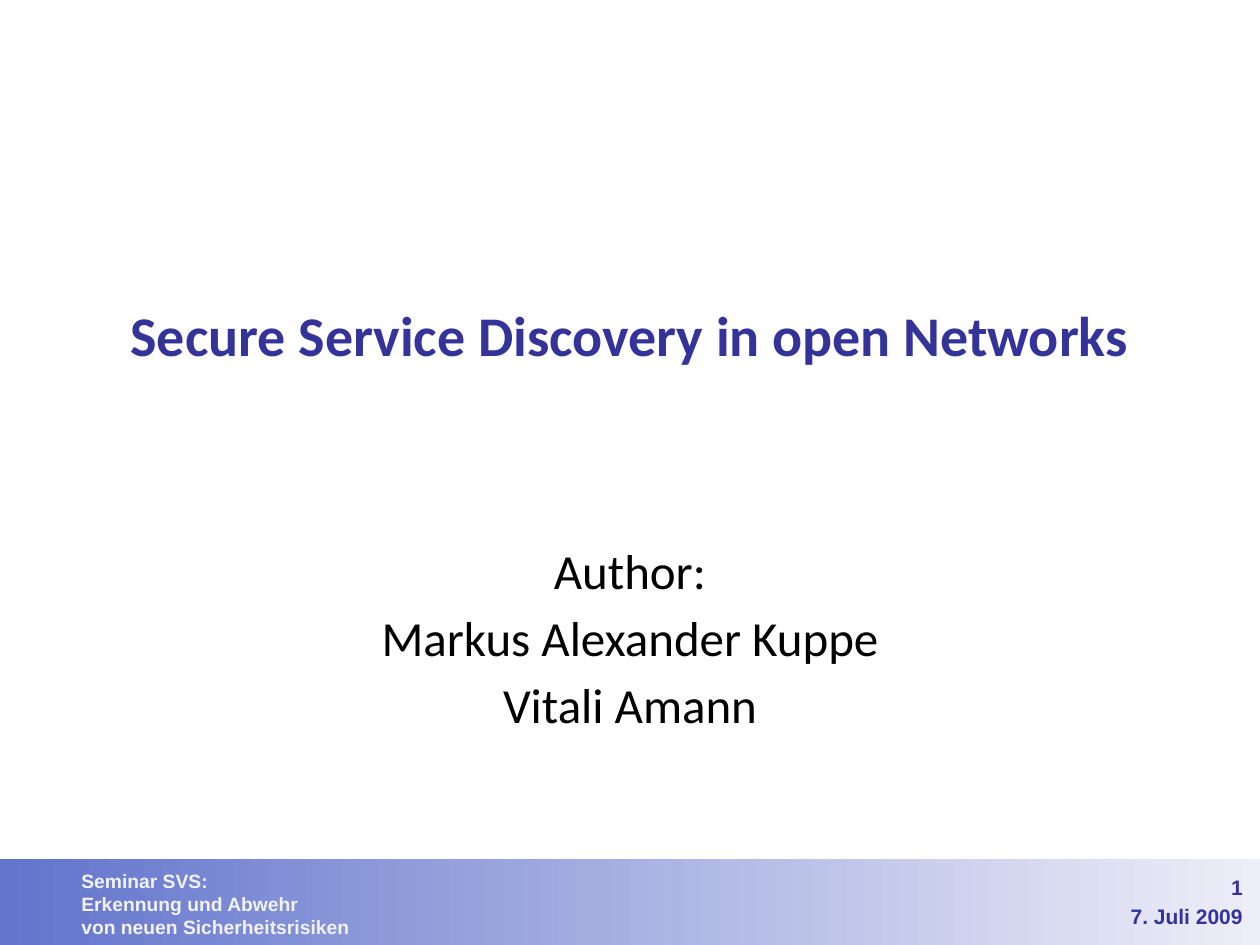
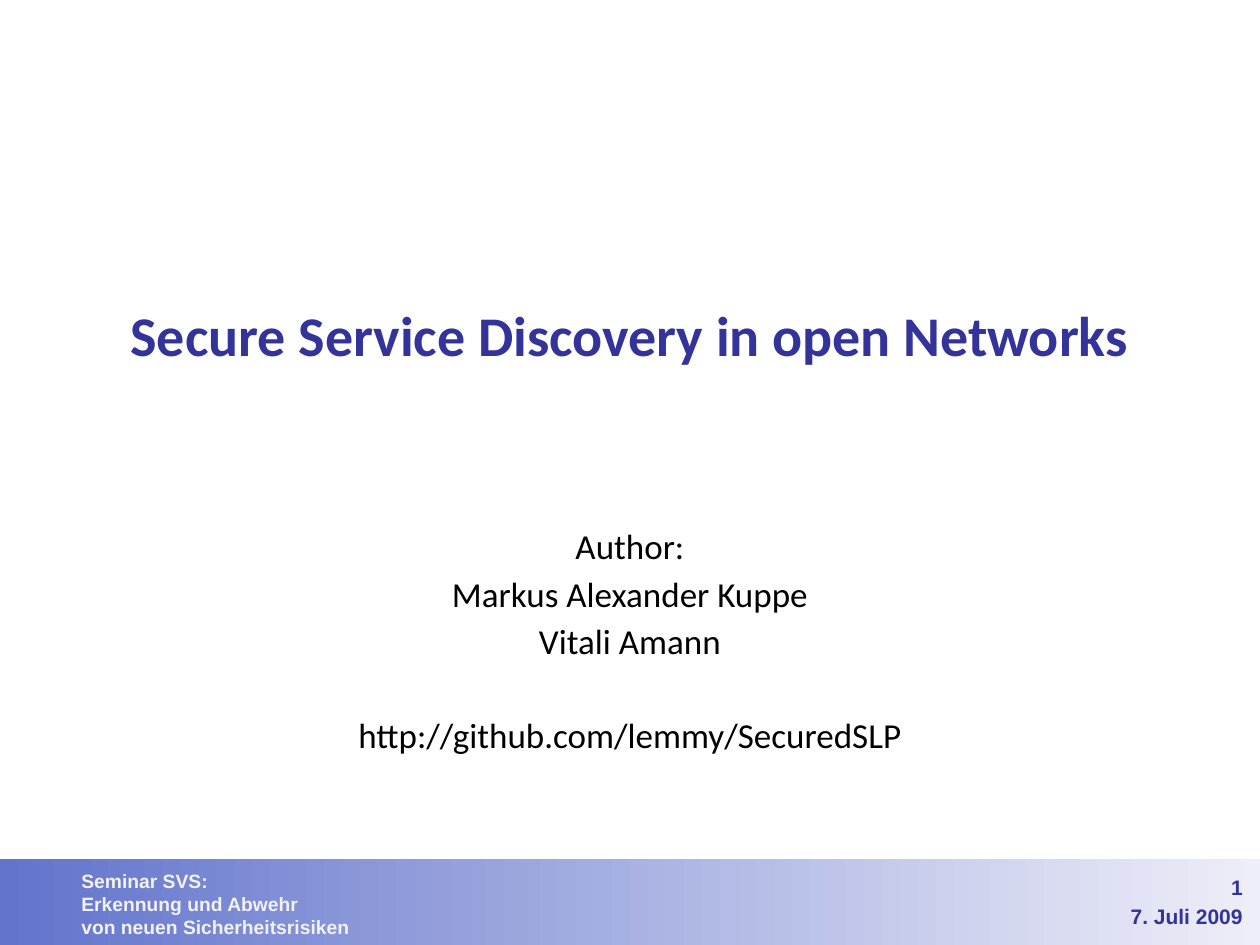
Before and after one commit to lemmy/SecuredSLP, a slide deck: slide 1 of doc/Service Discovery in open networks.ppt. Drawn at 1260x945 pixels with LibreOffice and Linux fonts; fonts in the diff are those of the drawing; background and template pictures are left out. Boxes give left, top, right and bottom in pixels: in the first picture for what was removed or moved away, otherwise in the second. Text is boxed around its words. In the diff, an @@ line names an element or a change of style, - is before the commit and + after.

```diff
--- a/doc/Service Discovery in open networks.ppt
+++ b/doc/Service Discovery in open networks.ppt
@@ subtitle "Author:": place and size @@
-subtitle "Author:" at [382,555,878,724]
+subtitle "Author:" at [358,534,901,754]
@@ subtitle at [452,534,807,655]: size 28 to 20 pt in "Author:", "Markus Alexander Kuppe", "Vitali Amann"; line spacing 0.93 to 0.83 @@
@@ subtitle at [358,723,901,754]: paragraph added @@
+http://github.com/lemmy/SecuredSLP
```
Also in this commit, not shown: 9 other slides changed.
